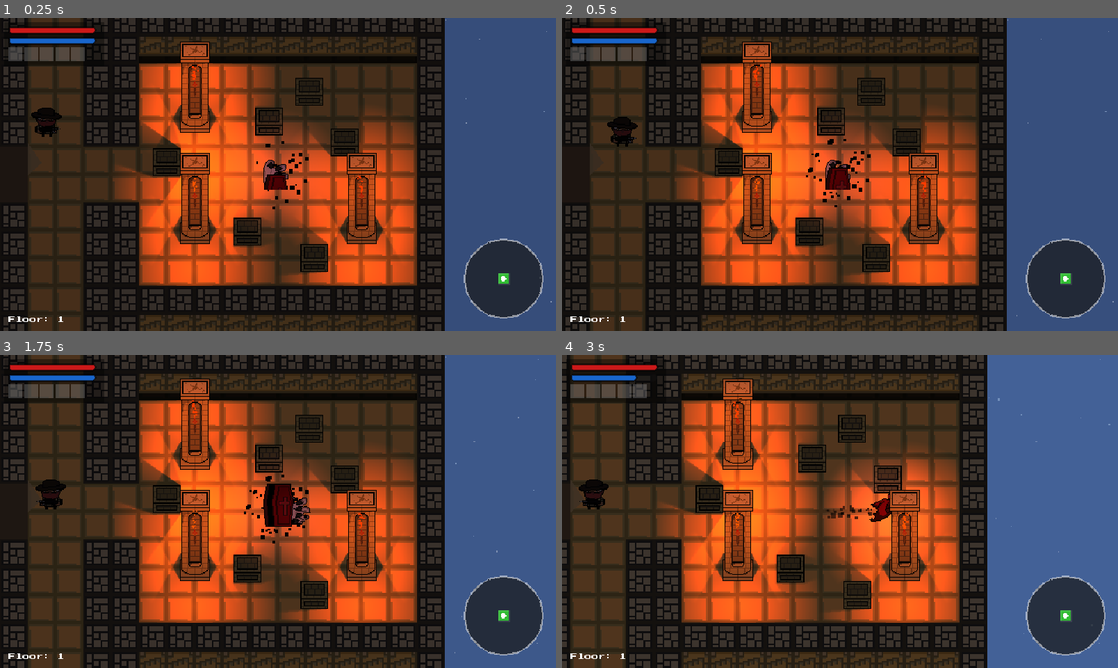
Above: before the commit, frames 1-4 (two rows, left to right).
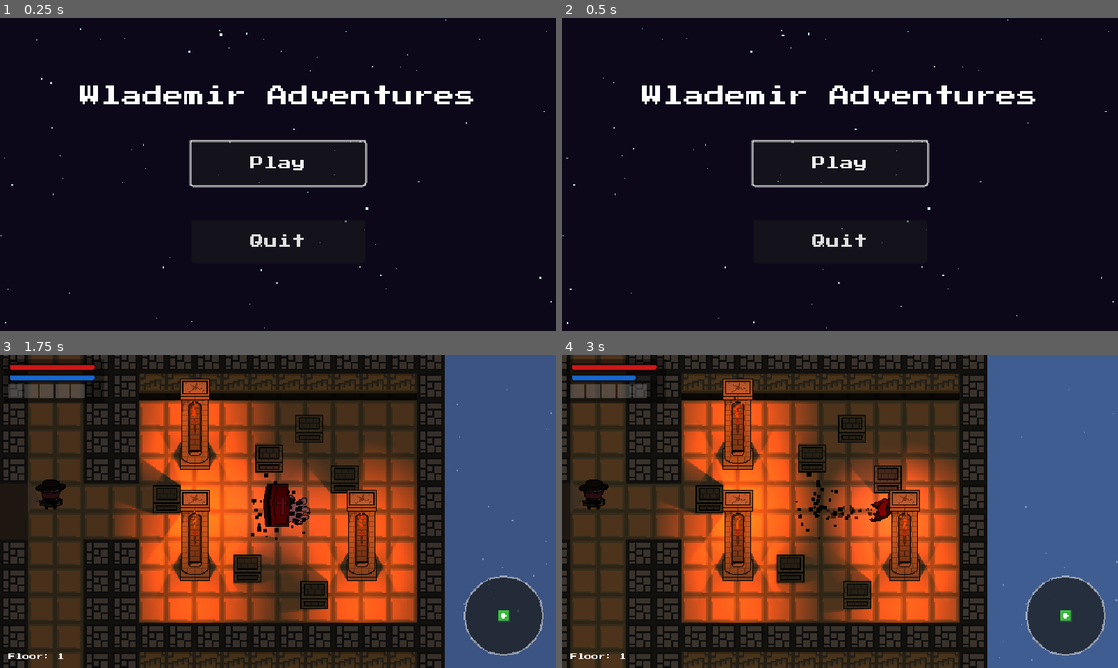
Above: after the commit, the same moments.

Repository: Lohrel/WlademirBizarreAdventures
Game: Godot game, scene res://scenes/main_menu.tscn
The game is run twice, just before and just after one commit, with the same random seed, the same clock (stepped at 60 frames per second) and the same inputs. Before the commit the project starts from res://scenes/level_generator.tscn. The engine's default icon, where the game draws it, is replaced by a stand-in: a white triangle on a blue panel in a dark square. Sound files missing from this copy of the repository are replaced by a short silence.
Inputs (mouse positions are in pixels of both pictures, inside the frame that each line leads up to):
- Up to frame 1 (0.25 s): no input
- Up to frame 2 (0.5 s): no input
- Up to frame 3 (1.75 s): click (278, 498) at 0.5 s, where only the run after the commit has a clickable "Play"; tap Enter at 1.25 s; move the mouse to (400, 495) at 1.27 s; hold Right (move_right) from 1.28 s (still down); hold E (interact) from 1.28 s (still down); click (400, 495) at 1.42 s
- Up to frame 4 (3 s): release Right (move_right) at 2 s; release E (interact) at 2 s; drag from (728, 527) to (573, 511) at 2.02 s; move the mouse to (895, 442) at 2.77 s; hold Right (move_right) from 2.78 s (still down); hold E (interact) from 2.78 s (still down); tap Shift (dash) at 2.85 s

The runs differ from the first frame. In frame 1, 79% of the frame differs, in the area x 0-100%, y 0-100%; in frame 2, 79%; in frame 3, 0.6%; in frame 4, 0.3%.

Commit message:
Menu e correção level transition

Diff:
--- a/project.godot
+++ b/project.godot
@@ -15,7 +15,7 @@
 [application]
 
 config/name="Wlademir Bizarre Adventures"
-run/main_scene="uid://c4gxk13xwaei3"
+run/main_scene="res://scenes/main_menu.tscn"
 config/features=PackedStringArray("4.6", "Forward Plus")
 config/icon="res://assets/sprites/icon.svg"
 
--- /dev/null
+++ b/scenes/main_menu.tscn
@@ -0,0 +1,58 @@
+[gd_scene format=3 uid="uid://bd7de3gkxbr1e"]
+
+[ext_resource type="Script" uid="uid://bhs8f8ii7fiqu" path="res://scripts/main_menu.gd" id="1_main_menu"]
+[ext_resource type="FontFile" uid="uid://dnlegs1bi0b88" path="res://assets/fonts/PressStart2P-Regular.ttf" id="2_font"]
+[ext_resource type="PackedScene" uid="uid://c8l7p8m4n5p2x" path="res://scenes/background_night.tscn" id="3_bg"]
+
+[node name="MainMenu" type="Control" unique_id=1716678688]
+layout_mode = 3
+anchors_preset = 15
+anchor_right = 1.0
+anchor_bottom = 1.0
+grow_horizontal = 2
+grow_vertical = 2
+script = ExtResource("1_main_menu")
+
+[node name="BackgroundNight" parent="." unique_id=1991101511 instance=ExtResource("3_bg")]
+
+[node name="VBoxContainer" type="VBoxContainer" parent="." unique_id=2137050017]
+layout_mode = 1
+anchors_preset = 8
+anchor_left = 0.5
+anchor_top = 0.5
+anchor_right = 0.5
+anchor_bottom = 0.5
+offset_left = -250.0
+offset_top = -100.0
+offset_right = 250.0
+offset_bottom = 100.0
+grow_horizontal = 2
+grow_vertical = 2
+theme_override_constants/separation = 40
+alignment = 1
+
+[node name="Title" type="Label" parent="VBoxContainer" unique_id=1659692886]
+layout_mode = 2
+theme_override_fonts/font = ExtResource("2_font")
+theme_override_font_sizes/font_size = 24
+text = "Wlademir Adventures"
+horizontal_alignment = 1
+
+[node name="PlayButton" type="Button" parent="VBoxContainer" unique_id=422793227]
+custom_minimum_size = Vector2(200, 50)
+layout_mode = 2
+size_flags_horizontal = 4
+theme_override_fonts/font = ExtResource("2_font")
+theme_override_font_sizes/font_size = 16
+text = "Play"
+
+[node name="QuitButton" type="Button" parent="VBoxContainer" unique_id=1454016250]
+custom_minimum_size = Vector2(200, 50)
+layout_mode = 2
+size_flags_horizontal = 4
+theme_override_fonts/font = ExtResource("2_font")
+theme_override_font_sizes/font_size = 16
+text = "Quit"
+
+[connection signal="pressed" from="VBoxContainer/PlayButton" to="." method="_on_play_button_pressed"]
+[connection signal="pressed" from="VBoxContainer/QuitButton" to="." method="_on_quit_button_pressed"]
--- a/scripts/level_generator.gd
+++ b/scripts/level_generator.gd
@@ -408,9 +408,13 @@
 
 	# Redefine a posição interna do CharacterBody2D
 	if player_node.has_node("player"):
-		player_node.get_node("player").position = Vector2.ZERO
-		# Garante que o jogador esteja visível (caso tenha vindo de uma transição de nível)
-		player_node.get_node("player").modulate.a = 1.0
+		var p_char = player_node.get_node("player")
+		p_char.position = Vector2.ZERO
+		# Garante que o jogador e o sprite estejam visíveis (caso venham de uma transição de nível)
+		p_char.modulate.a = 1.0
+		var sprite = p_char.get_node_or_null("Sprite2D")
+		if sprite:
+			sprite.modulate.a = 1.0
 
 	# Avisa a câmera para dar "snap" e evitar o deslizamento inicial
 	var cam = get_node_or_null("Camera2D")
--- /dev/null
+++ b/scripts/main_menu.gd
@@ -0,0 +1,13 @@
+extends Control
+
+func _ready() -> void:
+	# Tenta focar o botão Play ao iniciar para navegação por teclado/controle
+	var play_btn = get_node_or_null("VBoxContainer/PlayButton")
+	if play_btn:
+		play_btn.grab_focus()
+
+func _on_play_button_pressed() -> void:
+	get_tree().change_scene_to_file("res://scenes/level_generator.tscn")
+
+func _on_quit_button_pressed() -> void:
+	get_tree().quit()
--- a/scripts/staircase.gd
+++ b/scripts/staircase.gd
@@ -13,9 +13,12 @@
 	interaction_label.visible = false
 	add_to_group("staircase")
 
+var is_transitioning: bool = false
+
 func _input(event: InputEvent) -> void:
-	if is_player_near:
+	if is_player_near and not is_transitioning:
 		if event.is_action_pressed("interact") or (event is InputEventKey and event.pressed and event.keycode == KEY_E):
+			is_transitioning = true
 			_go_to_next_level()
 
 func _go_to_next_level() -> void:
Not shown: 1 places in scenes/bandido_faca.tscn that only renumber resources
Not shown: 1 places in scenes/skeleton.tscn that only renumber resources
